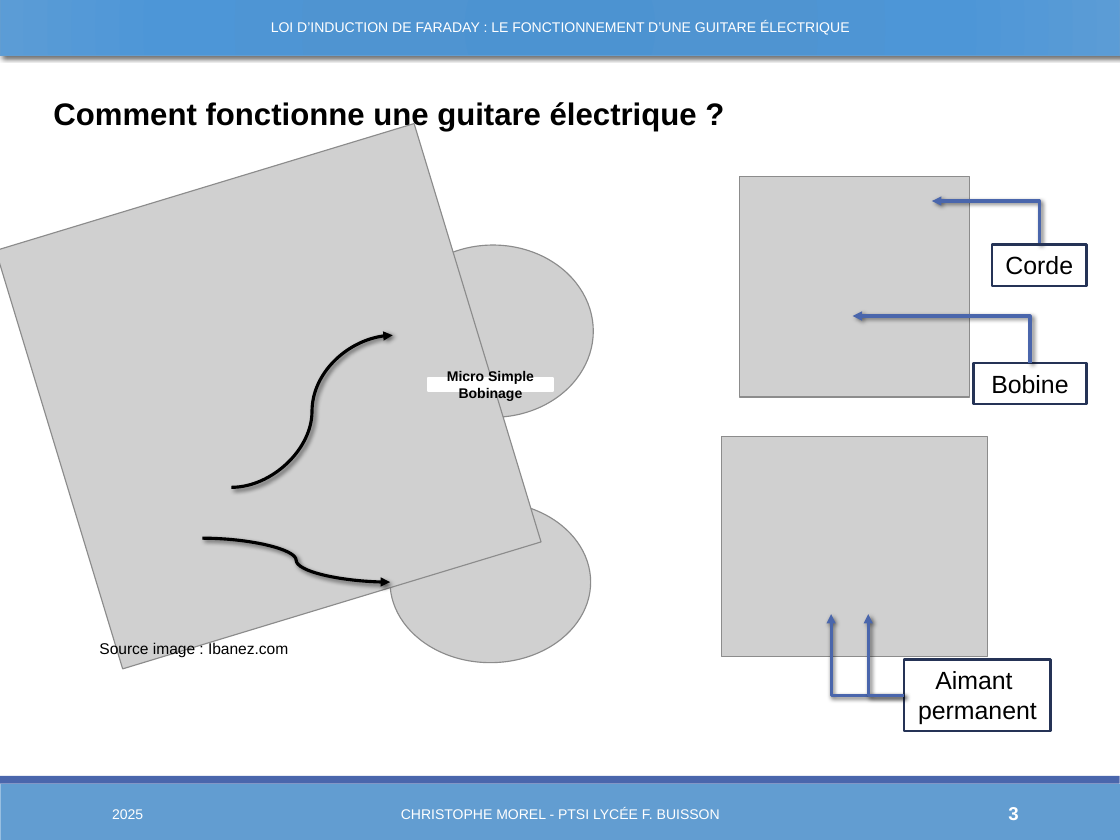
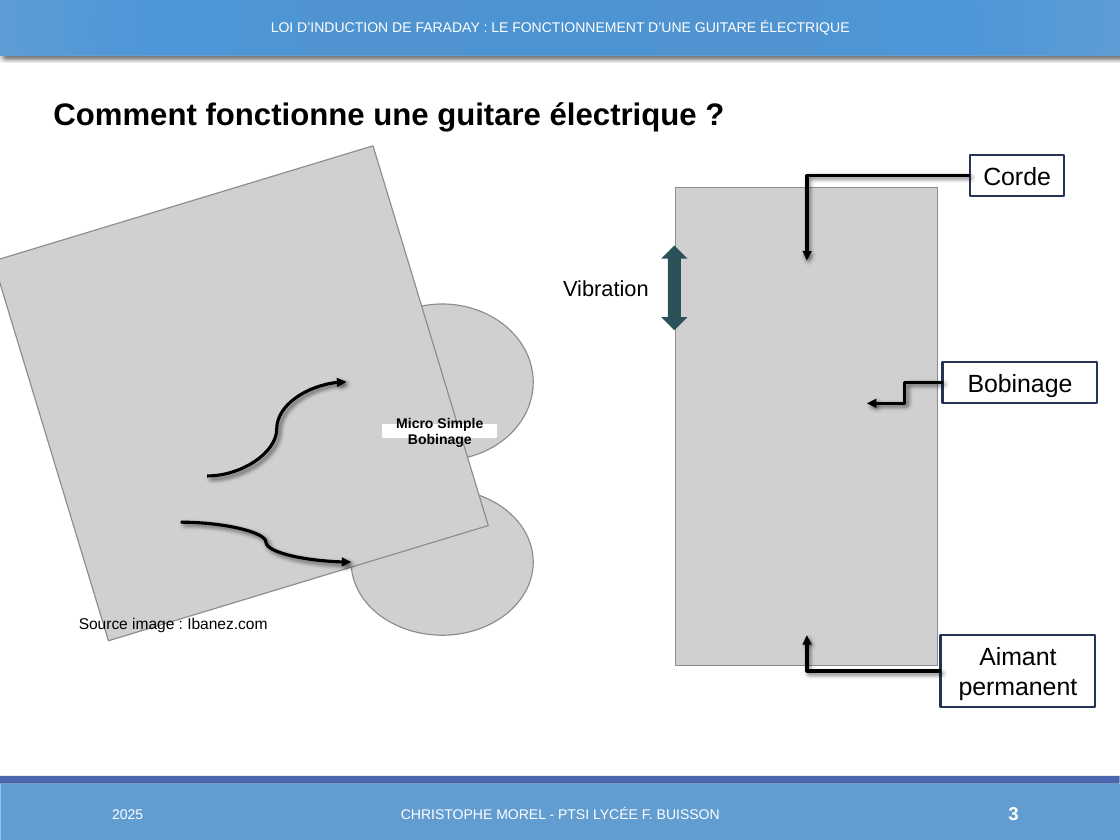
Before and after one commit to Chrismorel7/TIPE---Micro_guitare_elec, a slide deck: slide 3 of Views/Novembre.pptx. Drawn at 1120x840 pixels with LibreOffice and Linux fonts; fonts in the diff are those of the drawing; grey boxes stand for pictures. Boxes give left, top, right and bottom in pixels: in the first picture for what was removed or moved away, otherwise in the second. Text is boxed around its words. In the diff, an @@ line names an element or a change of style, - is before the commit and + after.

```diff
--- a/Views/Novembre.pptx
+++ b/Views/Novembre.pptx
@@ picture: place and size @@
-picture at [0,124,540,669]
+picture at [0,146,488,640]
@@ picture removed at [739,177,970,398] @@
@@ elbow arrow added from (970, 176) to (806, 261), #000000 2 pt @@
@@ rectangle "Corde": place and size @@
-rectangle "Corde" at [992,244,1086,286]
+rectangle "Corde" at [970,155,1064,196]
@@ picture added at [675,187,937,665] @@
@@ elbow arrow removed from (1039, 244) to (932, 202) @@
@@ up down arrow added at [661,245,687,330], fill #2B5259 @@
@@ text added at [563,280,649,297], 14 pt, text #000000 @@
+Vibration
@@ picture: place and size @@
-picture at [393,245,594,418]
+picture at [352,304,534,460]
@@ elbow arrow removed from (1030, 363) to (852, 316) @@
@@ curved arrow moved from (232, 487) - (393, 335) to (207, 476) - (346, 382) @@
@@ elbow arrow added from (943, 383) to (867, 403), #000000 2 pt @@
@@ rectangle added at [943,362,1098,403], outline #253356 1.5 pt, 16 pt, text #000000 @@
+Bobinage
@@ rectangle removed at [973,363,1086,404] @@
-Bobine
@@ rectangle "Micro Simple Bobinage": place and size @@
-rectangle "Micro Simple Bobinage" at [428,379,552,392]
+rectangle "Micro Simple Bobinage" at [383,424,496,437]
@@ picture removed at [722,437,988,657] @@
@@ picture: place and size @@
-picture at [390,502,590,663]
+picture at [352,489,534,636]
@@ curved arrow moved from (203, 539) - (390, 582) to (180, 522) - (352, 562) @@
@@ text "Source image : Ibanez.com": place and size @@
-text "Source image : Ibanez.com" at [99,641,288,657]
+text "Source image : Ibanez.com" at [79,616,267,632]
@@ elbow arrow removed from (904, 696) to (868, 614) @@
@@ elbow arrow moved from (904, 696) - (831, 614) to (941, 671) - (806, 635) @@
@@ elbow arrow (941, 671) - (806, 635): stroke #4A66AC 2 pt to #000000 2 pt @@
@@ rectangle "Aimant permanent": place and size @@
-rectangle "Aimant permanent" at [904,660,1051,731]
+rectangle "Aimant permanent" at [941,635,1095,707]
@@ text in rectangle at [959,647,1078,700]: text changed @@
-Aimant
-permanent
+Aimant permanent
```
Also in this commit, not shown: 10 other slides changed, 6 slides added, 34 other files.
